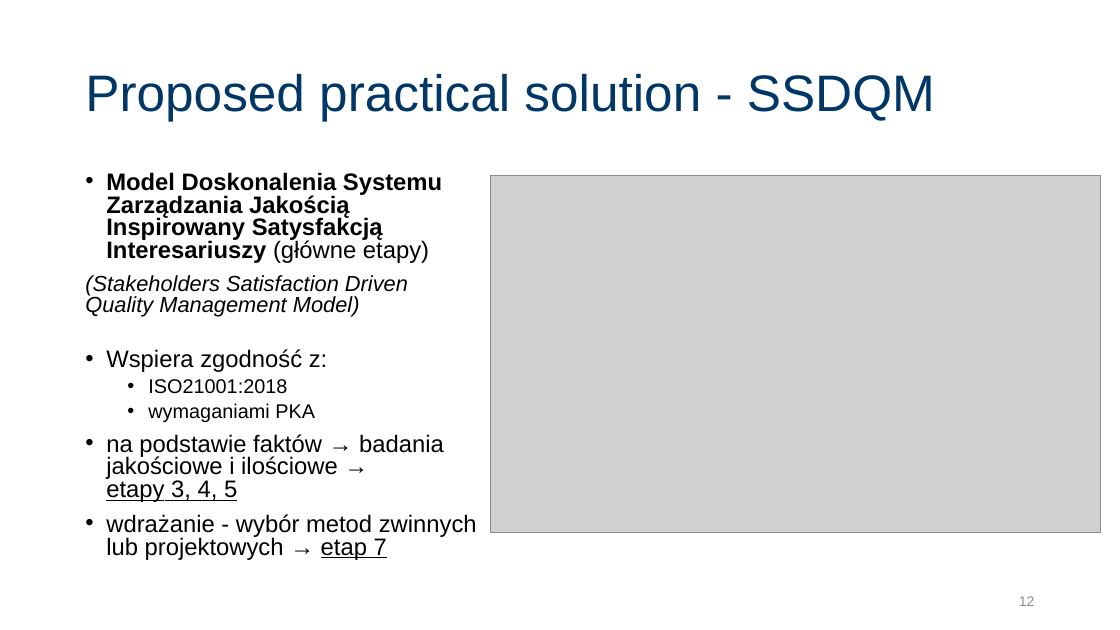
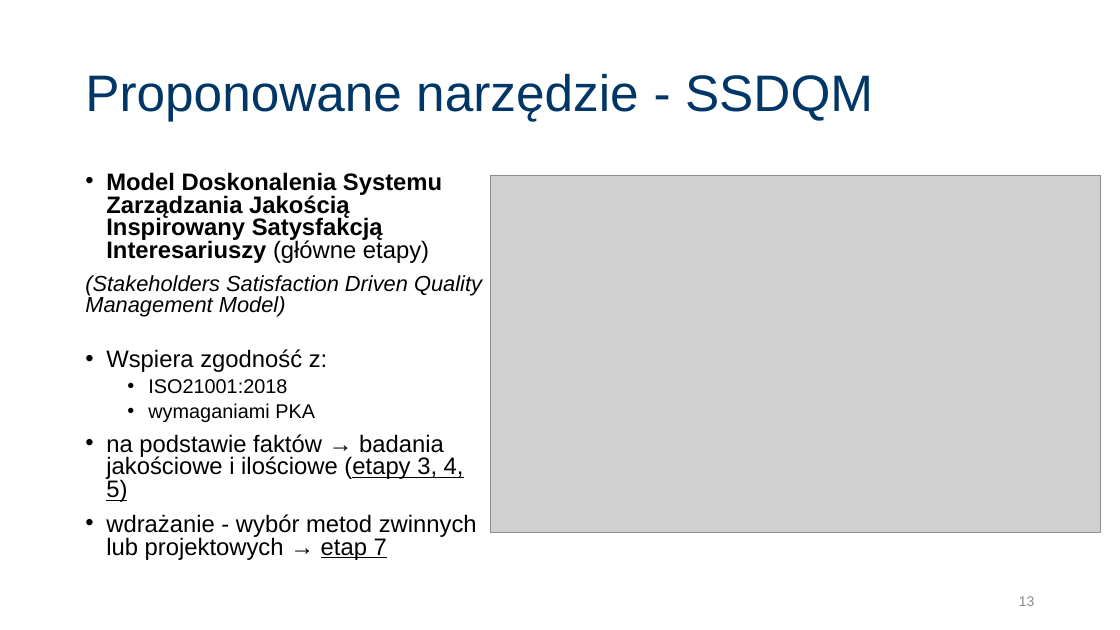
Before and after one commit to JeanPaulSzefler/doktorat_git, a slide deck: slide 13 of Obrona_JPSZEFLER/SSI_forHEI_QMS_PL_v0.1.pptx (slide 12 before the commit). Drawn at 1120x630 pixels with LibreOffice and Linux fonts; fonts in the diff are those of the drawing; grey boxes stand for pictures. Boxes give left, top, right and bottom in pixels: in the first picture for what was removed or moved away, otherwise in the second. Text is boxed around its words. In the diff, an @@ line names an element or a change of style, - is before the commit and + after.

```diff
--- a/Obrona_JPSZEFLER/SSI_forHEI_QMS_PL_v0.1.pptx
+++ b/Obrona_JPSZEFLER/SSI_forHEI_QMS_PL_v0.1.pptx
@@ title at [85, 73, 873, 121]: text changed @@
-Proposed practical solution - SSDQM
+Proponowane narzędzie - SSDQM
@@ text at [106, 434, 464, 502]: text changed @@
-• na podstawie faktów → badania jakościowe i ilościowe →
-  etapy 3, 4, 5
+• na podstawie faktów → badania jakościowe i ilościowe (etapy 3, 4, 5)
```
Also in this commit, not shown: 4 other slides changed, 4 slides added, 3 slides removed, 5 other files.
